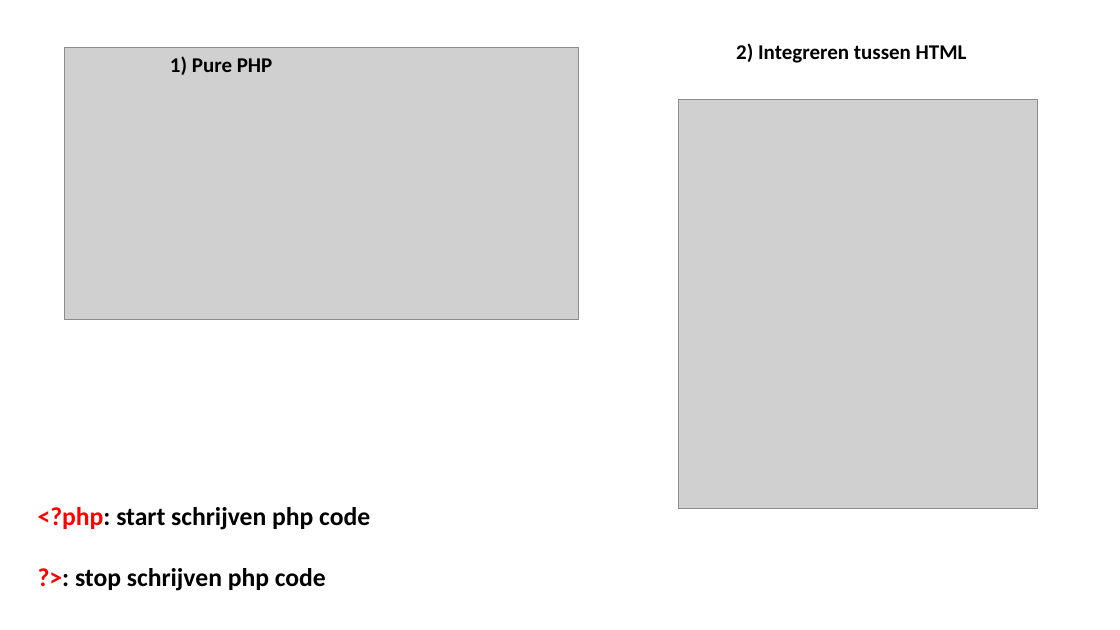
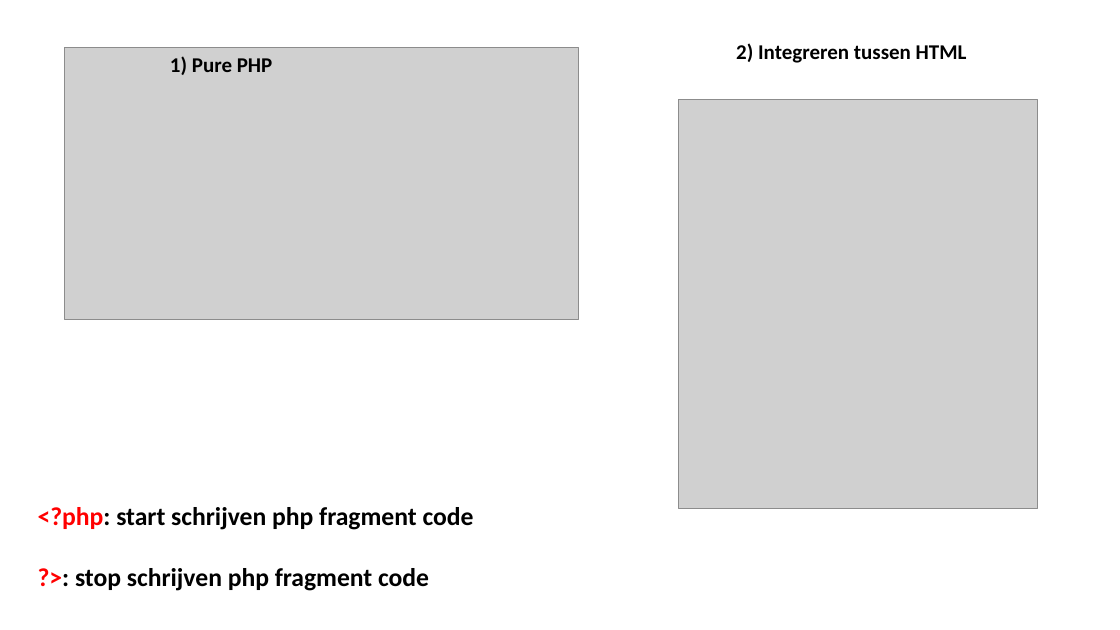
Before and after one commit to Jarnster/ICW-Webdesign-PHP, a slide deck: slide 14 of H1 - Intro/Presentatie/H1 Intro - Dynamische Websites.pptx. Drawn at 1120x630 pixels with LibreOffice and Linux fonts; fonts in the diff are those of the drawing; grey boxes stand for pictures. Boxes give left, top, right and bottom in pixels: in the first picture for what was removed or moved away, otherwise in the second. Text is boxed around its words. In the diff, an @@ line names an element or a change of style, - is before the commit and + after.

```diff
--- a/H1 - Intro/Presentatie/H1 Intro - Dynamische Websites.pptx
+++ b/H1 - Intro/Presentatie/H1 Intro - Dynamische Websites.pptx
@@ text at bbox=[38, 507, 474, 591]: text changed @@
-<?php: start schrijven php code
-?>: stop schrijven php code
+<?php: start schrijven php fragment code
+?>: stop schrijven php fragment code
```
Also in this commit, not shown: 2 other slides changed.
